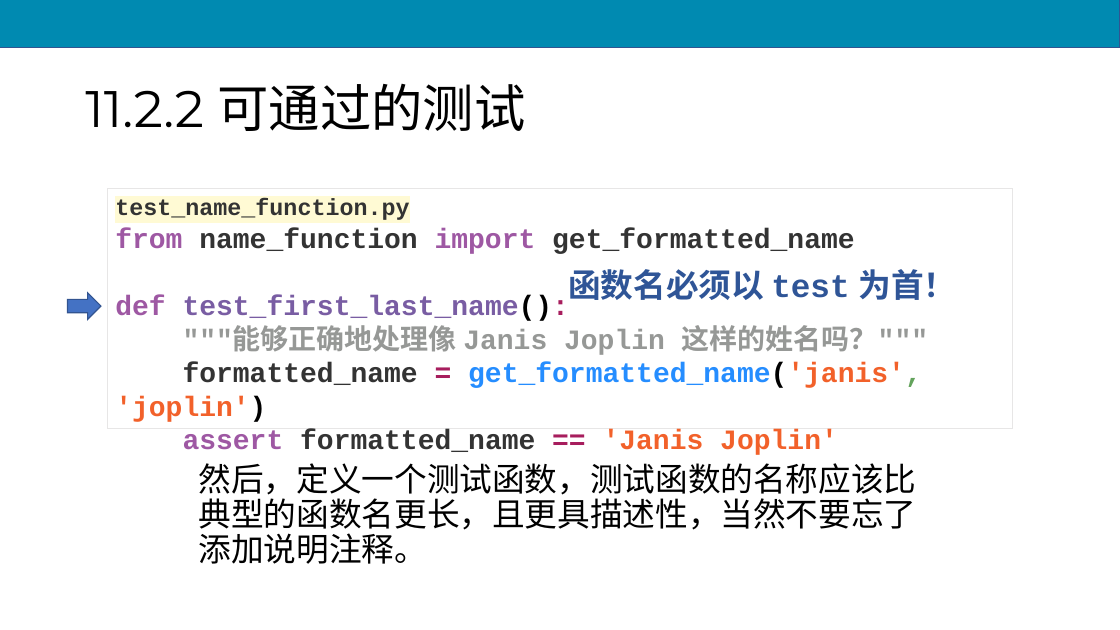
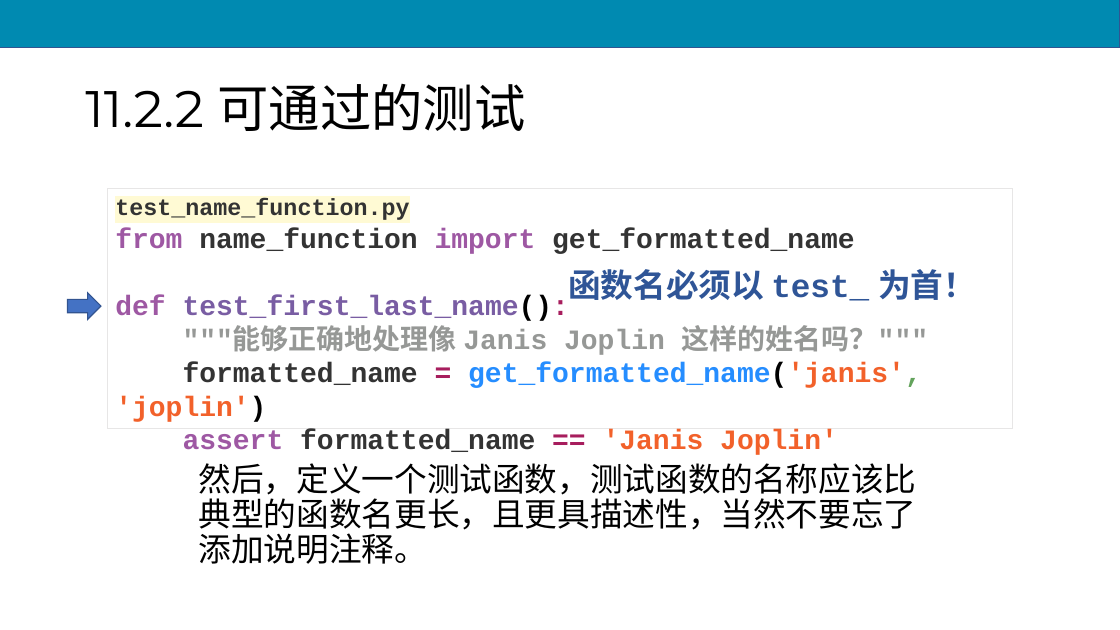
Before and after one commit to scruel/pcc_3e_slides, a slide deck: slide 15 of PPT/python11.pptx (slide 16 before the commit). Drawn at 1120x630 pixels with LibreOffice and Linux fonts; fonts in the diff are those of the drawing. Boxes give left, top, right and bottom in pixels: in the first picture for what was removed or moved away, otherwise in the second. Text is boxed around its words. In the diff, an @@ line names an element or a change of style, - is before the commit and + after.

```diff
--- a/PPT/python11.pptx
+++ b/PPT/python11.pptx
@@ text at [568, 269, 976, 301]: text changed @@
-函数名必须以 test 为首！
+函数名必须以 test_ 为首！
```
Also in this commit, not shown: 3 other slides changed, 1 slide removed, 4 other files.
